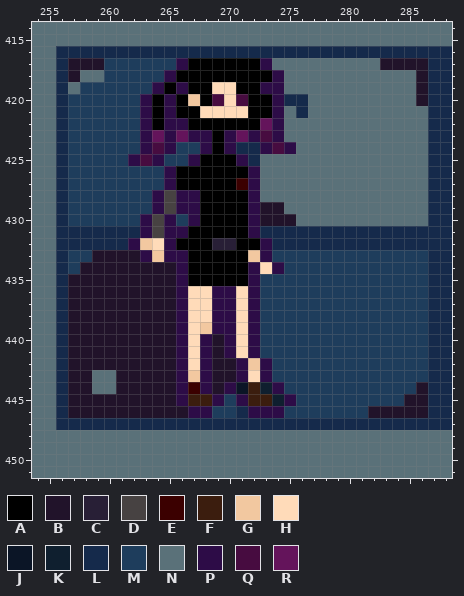
Two versions of one pixel-art file, assets/art/bgs/bg_01_master - Copy.aseprite. Above is the file before it was changed.
1024x1024 pixels, 1 frame. Colours within 5 levels of each other are drawn and written as one. Shown: x 254..288, y 414..451. The commit also changed other parts of the picture, which this record leaves out.
Visible layers, top first: "ITEMS/Items_01_Props", "FURNITURE", "CHARACTERS/NPC_DRAFTING", "CHARACTERS/Character_Top", "CHARACTERS/Characters_Mid", "CHARACTERS/Characters_Bottom", "DJ/opacity for dj" opacity 44%, "DJ/Dj Stage", "DJ/Stairs", "WALLS", "FLOOR_TILES".
Palette (. is transparent): A #000000  B #21132a  C #281f36  D #474242  E #3b0000  F #3b1d0e  G #f2c8a0  H #ffdbb9  J #0b1526  K #0f1f2f  L #152a4b  M #1e3d5c  N #5a7179  P #2d0c47  Q #470c40  R #64145b
Pixels before, first column x 254:
414 NNNNNNNNNNNNNNNNNNNNNNNNNNNNNNNNNNN
415 NNNNNNNNNNNNNNNNNNNNNNNNNNNNNNNNNNN
416 NNLLLLLLLLLLLLLLLLLLLLLLLLLLLLLLLLL
417 NNLBBBMMMMMMPAAAAAAPNNNNNNNNNBBBBLL
418 NNLBNNMMMMMPAAAAAAAAPNNNNNNNNNNNBLL
419 NNLNMMMMMMPAPAAHHAAPPNNNNNNNNNNNBLL
420 NNLMMMMMMPAPAGAQHQAAPLLNNNNNNNNNBLL
421 NNLMMMMMMPAPAAHHHHAAPNLNNNNNNNNNNLL
422 NNLMMMMMMPAPPAAAAAARPNNNNNNNNNNNNLL
423 NNLMMMMMMPRPRPPAPRPQPNNNNNNNNNNNNLL
424 NNLMMMMMMPQPMMPAPLLPQPNNNNNNNNNNNLL
425 NNLMMMMMPQPMMPAAAPLNNNNNNNNNNNNNNLL
426 NNLMMMMMMMMPAAAAAAPNNNNNNNNNNNNNNLL
427 NNLMMMMMMMMPAAAAAEPNNNNNNNNNNNNNNLL
428 NNLMMMMMMMPDPPAAAAPNNNNNNNNNNNNNNLL
429 NNLMMMMMMMPDPPAAAAPBBNNNNNNNNNNNNLL
430 NNLMMMMMMPDPMPAAAAPBBBNNNNNNNNNNNLL
431 NNLLLLLLLPDPPAAAAAPLLLLLLLLLLLLLLLL
432 NNLLLLLLPGHPAAACCAAPLLLLLLLLLLLLLLL
433 NNLMMBBBBPGPPAAAAAGPMMMMMMMMMMMMMLL
434 NNLMBBBBBBBBPAAAAAPHPMMMMMMMMMMMMLL
435 NNLBBBBBBBBBPAAAAAPMMMMMMMMMMMMMMLL
436 NNLBBBBBBBBBPHHPPHPMMMMMMMMMMMMMMLL
437 NNLBBBBBBBBBPHHPPHPMMMMMMMMMMMMMMLL
438 NNLBBBBBBBBBPHHPPHPMMMMMMMMMMMMMMLL
439 NNLBBBBBBBBBPHGPPHPMMMMMMMMMMMMMMLL
440 NNLBBBBBBBBBPHPBPHPMMMMMMMMMMMMMMLL
441 NNLBBBBBBBBBPHPBPHPMMMMMMMMMMMMMMLL
442 NNLBBBBBBBBBPHPBBPGPMMMMMMMMMMMMMLL
443 NNLBBNNBBBBBPGPBBPHPMMMMMMMMMMMMMLL
444 NNLBBNNBBBBBPEPBPJFKPMMMMMMMMMMMBLL
445 NNLBBBBBBBBBPFFPMPFFKPMMMMMMMMMBBLL
446 NNLBBBBBBBBBBPPMMLPPPMMMMMMMBBBBBLL
447 NNLLLLLLLLLLLLLLLLLLLLLLLLLLLLLLLLL
448 NNNNNNNNNNNNNNNNNNNNNNNNNNNNNNNNNNN
449 NNNNNNNNNNNNNNNNNNNNNNNNNNNNNNNNNNN
450 NNNNNNNNNNNNNNNNNNNNNNNNNNNNNNNNNNN
451 NNNNNNNNNNNNNNNNNNNNNNNNNNNNNNNNNNN
And afterwards:
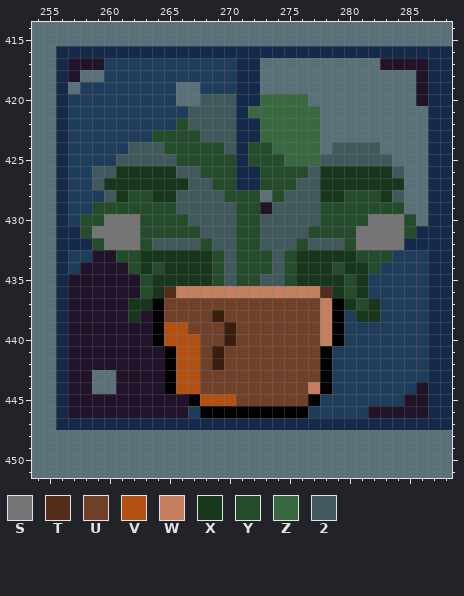
Colours new in this view: S #757575  T #542c19  U #714029  V #b45112  W #c47f5f  X #17361c  Y #244b2a  Z #396940  2 #41595c
Diff:
{"change": "layer \"CHARACTERS/NPC_DRAFTING\" now hidden"}
{"y":417,"x":266,"old":"PAAAAAAP","new":"MMMMMLLN"}
{"y":418,"x":265,"old":"PAAAAAAAAP","new":"MMMMMMLLNN"}
{"y":419,"x":264,"old":"PAPAAHHAAPP","new":"MMNNMMMLLNN"}
{"y":420,"x":263,"old":"PAPAGAQHQAAPLL","new":"MMMNN222LLZZZZ"}
{"y":421,"x":263,"old":"PAPAAHHHHAAPNLN","new":"MMMM2222LZZZZZZ"}
{"y":422,"x":263,"old":"PAPPAAAAAARPNNN","new":"MMMY2222LLZZZZZ"}
{"y":423,"x":263,"old":"PRPRPPAPRPQPNNN","new":"MYYYY222LLZZZZZ"}
{"y":424,"x":262,"old":"MPQPMMPAP","new":"222YYYYY2"}
{"y":424,"x":272,"old":"LPQPNN","new":"YYZZZZ"}
{"y":424,"x":279,"old":"NNNN","new":"2222"}
{"y":425,"x":261,"old":"MPQPMMPAAAPLNNNNNNNNNNN","new":"22222YYYYYLYYYZZZ222222"}
{"y":426,"x":259,"old":"MMMMMMPAAAAAAPNNNNNNNNNNNN","new":"22XXXXX22YYYLLYYYY2XXXXXX2"}
{"y":427,"x":259,"old":"MMMMMMPAAAAAEPNNNNNNNNNNNN","new":"2XXXXXXX22YYLLYYY22XXXXXXX"}
{"y":428,"x":260,"old":"MMMMPDPPAAAAP","new":"2XYYXX2222YYY"}
{"y":428,"x":274,"old":"NNNNNNNNNNN","new":"Y222XXYYYX2"}
{"y":429,"x":259,"old":"MMMMMPDPPAAAAP","new":"YYYYYYY22222YY"}
{"y":429,"x":274,"old":"BNNNNNNNNNN","new":"2222YYYYYYY"}
{"y":430,"x":258,"old":"MMMMMPDPMPAAAAPBBBNNNNNNNNNN","new":"YYSSSYYYY2222YY22222YYYYSSSY"}
{"y":431,"x":258,"old":"LLLLLPDPPAAAAAPLLLLLLLLLLLLL","new":"YSSSSYYYYY222YY2222YYYYSSSSY"}
{"y":432,"x":259,"old":"LLLPGHPAAACCAAPLLLLLLLLLLL","new":"YSSSY2222Y22YY222Y222YSSSS"}
{"y":433,"x":261,"old":"BBPGPPAAAAAGPMMMMMMMMMM","new":"YYXXXXXXY2YYY2YXXXXXYYY"}
{"y":434,"x":262,"old":"BBBBPAAAAAPHPMMMMMMMM","new":"YXYXXXXY2YYY2YXXXYXXY"}
{"y":435,"x":263,"old":"BBBPAAAAAPMMMMMMMMM","new":"YXXXXXY2YY22YXXXXYX"}
{"y":436,"x":263,"old":"BBBPHHPPHPMMMMMMMMM","new":"YXTWWWWWWWWWWWWTXYX"}
{"y":437,"x":262,"old":"BBBBPHHPPHPMMMMMMMMMM","new":"XXAUUUUUUUUUUUUUWAXYX"}
{"y":438,"x":262,"old":"B","new":"X"}
{"y":438,"x":264,"old":"BBPHHPPHPMMMMMMM","new":"AUUUUFUUUUUUUUWA"}
{"y":438,"x":281,"old":"MM","new":"XX"}
{"y":439,"x":264,"old":"BBPHGPPHPMMMMMMM","new":"AVVUUUFUUUUUUUWA"}
{"y":440,"x":264,"old":"BBPHPBPHPMMMMMMM","new":"AVVVUUFUUUUUUUWA"}
{"y":441,"x":265,"old":"BPHPBPHPMMMMMM","new":"AVVUFUUUUUUUUA"}
{"y":442,"x":265,"old":"BPHPBBPGPMMMMM","new":"AVVUFUUUUUUUUA"}
{"y":443,"x":265,"old":"BPGPBBPHPMMMMM","new":"AVVUUUUUUUUUUA"}
{"y":444,"x":265,"old":"BPEPBPJFKPMMMM","new":"AVVUUUUUUUUUWA"}
{"y":445,"x":266,"old":"PFFPMPFFKPMM","new":"BAVVVUUUUUUA"}
{"y":446,"x":267,"old":"PPMMLPPPMM","new":"MAAAAAAAAA"}
